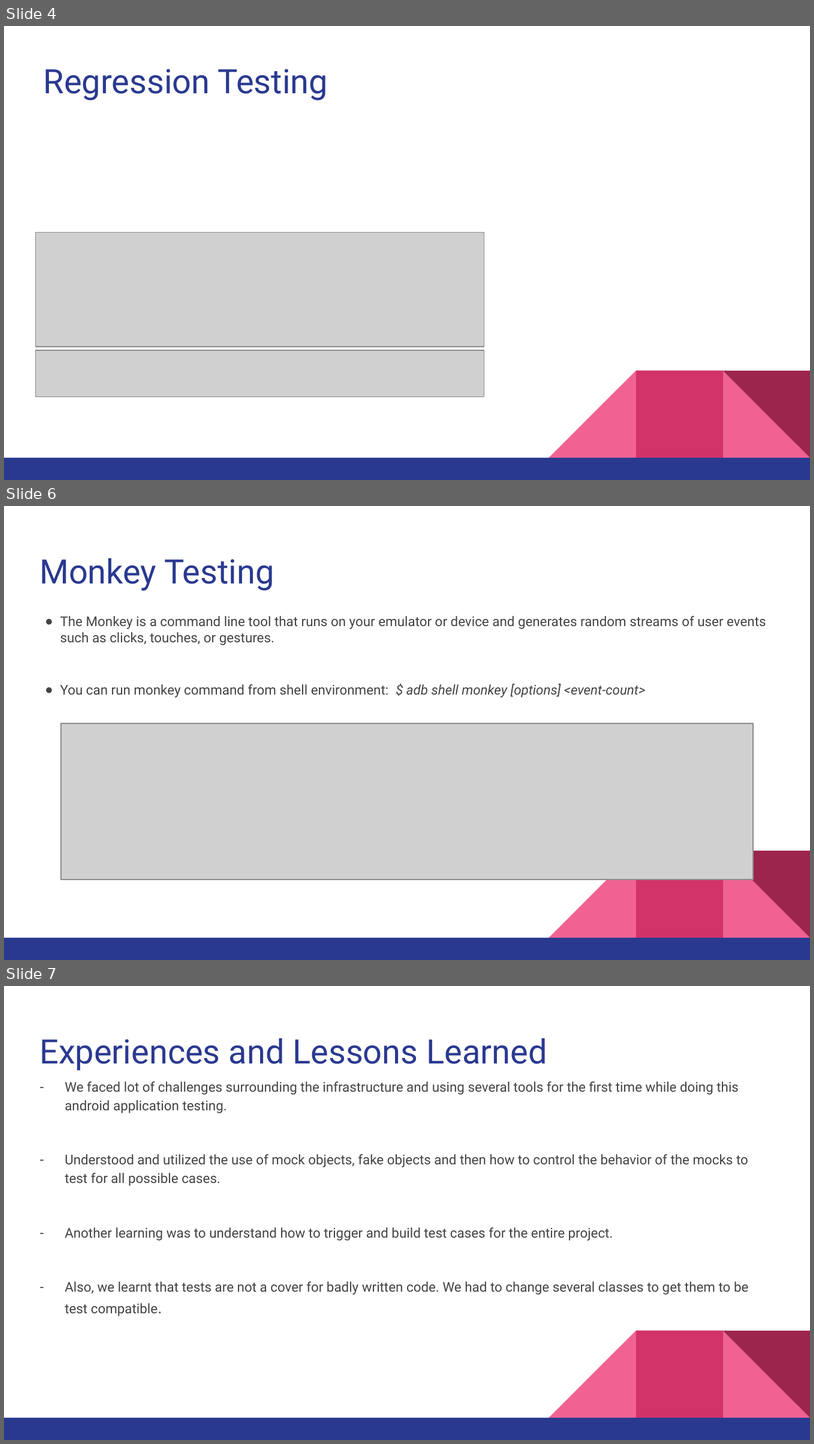
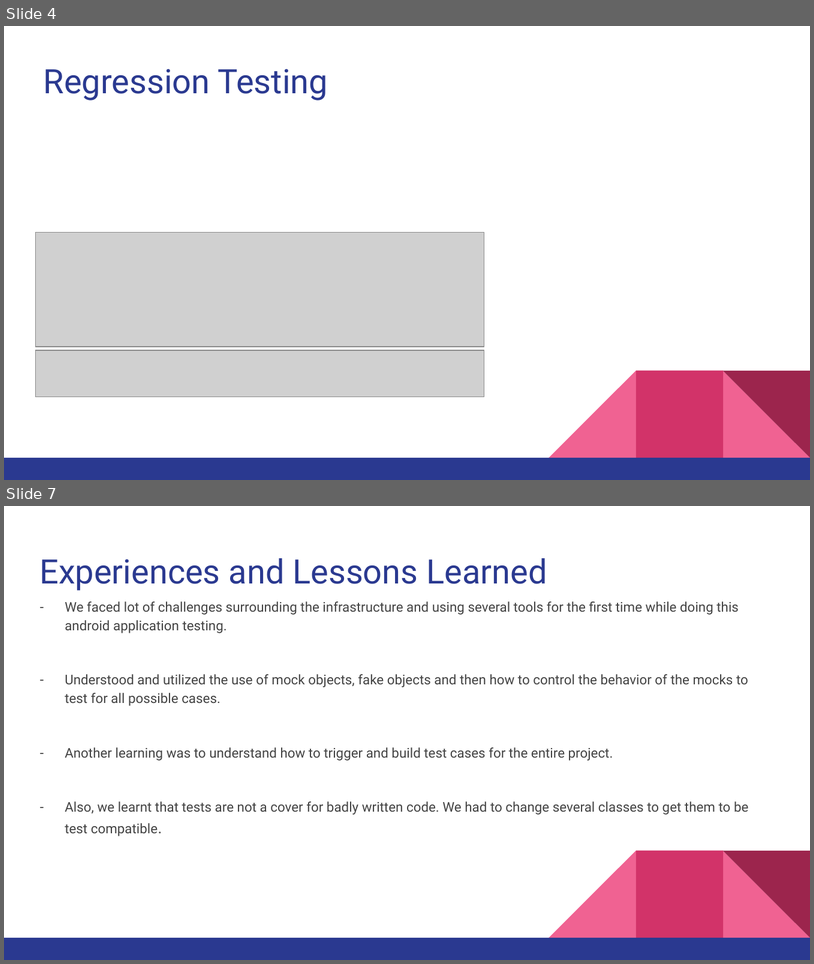
Before and after one commit to rupalirajput/S-W_testing_milestone2, a slide deck: Final - milestone2/milestone2presentation.pptx. Shown one above the other, each under a label of ours: slides 4, 6 and 7 before the commit, slides 4 and 7 after it; the slides between them are not shown. The pictures are 814x1444 and 814x964 pixels, drawn with LibreOffice and Linux fonts; fonts in the diff are those of the drawing; grey boxes stand for pictures. Boxes give left, top, right and bottom in pixels: in the first picture for what was removed or moved away, otherwise in the second. Text is boxed around its words. In the diff, an @@ line names an element or a change of style, - is before the commit and + after.

Commit message:
done with stress and monkey slides

```diff
--- a/Final - milestone2/milestone2presentation.pptx
+++ b/Final - milestone2/milestone2presentation.pptx
@@ slide 6 removed at bbox=[4, 506, 810, 960], background #FFFFFF; not listed: 5 template elements that a slide beside it also shows @@
@@ title removed at bbox=[39, 558, 274, 591] @@
-Monkey Testing
@@ text removed at bbox=[60, 616, 766, 697] @@
-● The Monkey is a command line tool that runs on your emulator or device and generates random streams of user events such as clicks, touches, or gestures.
-● You can run monkey command from shell environment: $ adb shell monkey [options] <event-count>
@@ picture removed at bbox=[61, 723, 753, 879] @@
```
Also in this commit, not shown: 2 slides added, 1 other slide removed.
